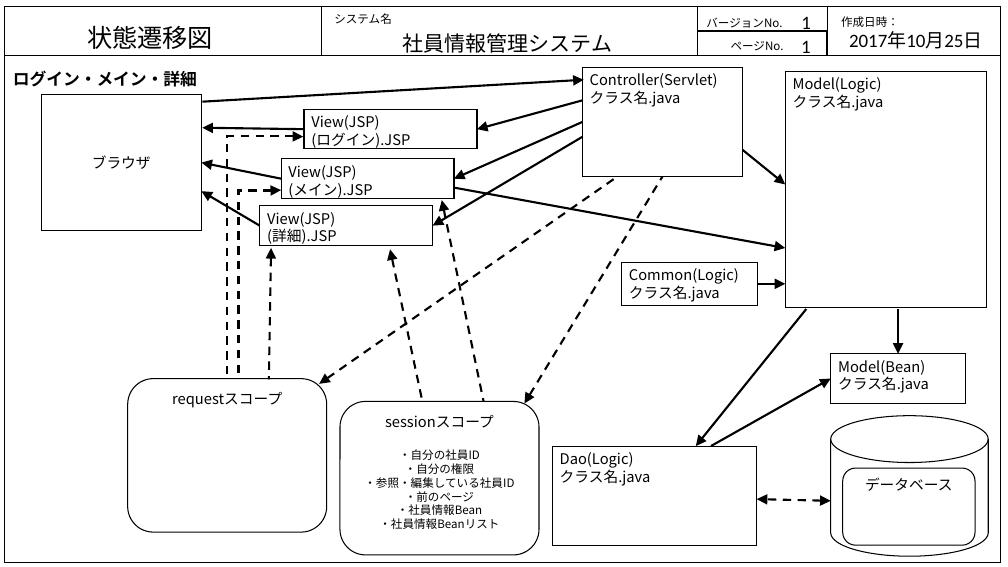
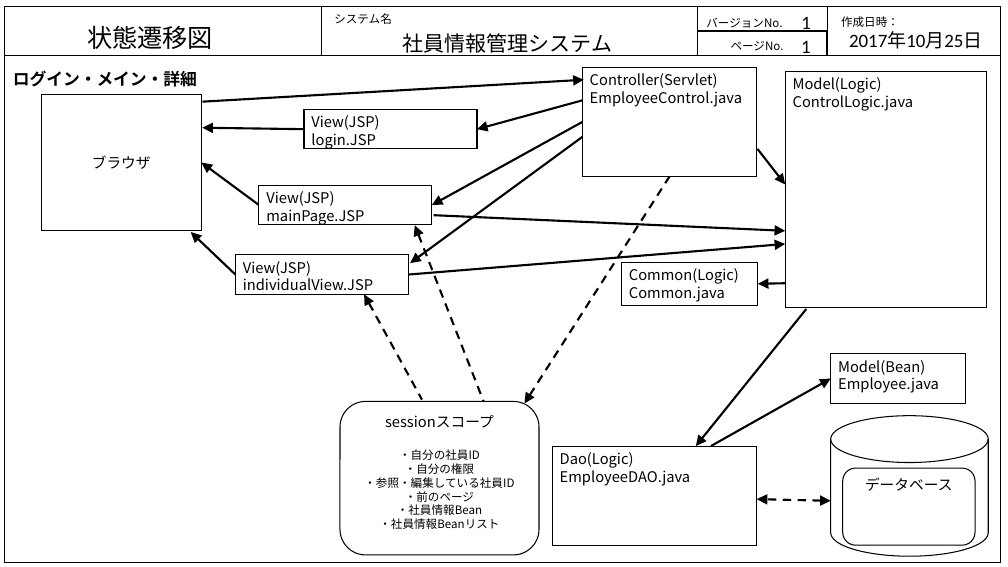
Before and after one commit to java201710/java, a slide deck: slide 10 of 総合演習資料/2.外部設計/画面・状態遷移図_DB.pptx. Drawn at 1008x567 pixels with LibreOffice and Linux fonts; fonts in the diff are those of the drawing. Boxes give left, top, right and bottom in pixels: in the first picture for what was removed or moved away, otherwise in the second. Text is boxed around its words. In the diff, an @@ line names an element or a change of style, - is before the commit and + after.

```diff
--- a/総合演習資料/2.外部設計/画面・状態遷移図_DB.pptx
+++ b/総合演習資料/2.外部設計/画面・状態遷移図_DB.pptx
@@ rectangle "Controller(Servlet)": place and size @@
-rectangle "Controller(Servlet)" at (582,67,743,176)
+rectangle "Controller(Servlet)" at (582,67,757,176)
@@ text in rectangle at (590,73,742,107): text changed @@
-Controller(Servlet)
-クラス名.java
+Controller(Servlet)
+EmployeeControl.java
@@ text in rectangle at (793,77,914,111): text changed @@
-Model(Logic)
-クラス名.java
+Model(Logic)
+ControlLogic.java
@@ text in rectangle at (311,115,379,149): text changed @@
-View(JSP)
-(ログイン).JSP
+View(JSP)
+login.JSP
@@ elbow arrow removed from (228, 379) to (303, 137) @@
@@ arrow moved from (583, 137) - (433, 225) to (583, 137) - (411, 263) @@
@@ arrow moved from (582, 122) - (454, 178) to (582, 122) - (432, 205) @@
@@ arrow moved from (743, 150) - (786, 185) to (758, 149) - (786, 185) @@
@@ arrow moved from (281, 178) - (202, 163) to (259, 205) - (202, 163) @@
@@ arrow removed from (617, 177) to (319, 384) @@
@@ arrow moved from (525, 404) - (662, 177) to (525, 404) - (670, 177) @@
@@ elbow arrow removed from (239, 377) to (281, 190) @@
@@ rectangle "View(JSP) mainPage.JSP": place and size @@
-rectangle "View(JSP) mainPage.JSP" at (281,159,454,198)
+rectangle "View(JSP) mainPage.JSP" at (259,185,433,225)
@@ text in rectangle at (266,191,364,225): text changed @@
-View(JSP)
-(メイン).JSP
+View(JSP)
+mainPage.JSP
@@ arrow moved from (260, 225) - (202, 191) to (235, 274) - (191, 232) @@
@@ arrow moved from (442, 200) - (484, 402) to (415, 225) - (484, 402) @@
@@ arrow moved from (435, 184) - (786, 248) to (434, 216) - (786, 231) @@
@@ rectangle "View(JSP) individualView.JSP": place and size @@
-rectangle "View(JSP) individualView.JSP" at (260,206,433,245)
+rectangle "View(JSP) individualView.JSP" at (235,255,408,294)
@@ text in rectangle at (243,261,373,295): text changed @@
-View(JSP)
-(詳細).JSP
+View(JSP)
+individualView.JSP
@@ arrow removed from (269, 380) to (271, 248) @@
@@ arrow added from (408, 274) to (786, 244), #000000 2 pt @@
@@ text in rectangle at (629,268,739,302): text changed @@
-Common(Logic)
-クラス名.java
+Common(Logic)
+Common.java
@@ arrow moved from (390, 250) - (422, 400) to (364, 294) - (422, 400) @@
@@ arrow moved from (758, 284) - (786, 284) to (786, 284) - (758, 284) @@
@@ arrow removed from (898, 309) to (898, 354) @@
@@ rounded rectangle removed at (128,379,327,532) @@
-requestスコープ
@@ text in rectangle at (838,360,939,393): text changed @@
-Model(Bean)
-クラス名.java
+Model(Bean)
+Employee.java
@@ text in rectangle at (560,452,691,486): text changed @@
-Dao(Logic)
-クラス名.java
+Dao(Logic)
+EmployeeDAO.java
```
Also in this commit, not shown: 9 other slides changed, 1 slide added, 1 slide removed, 2 other files.
